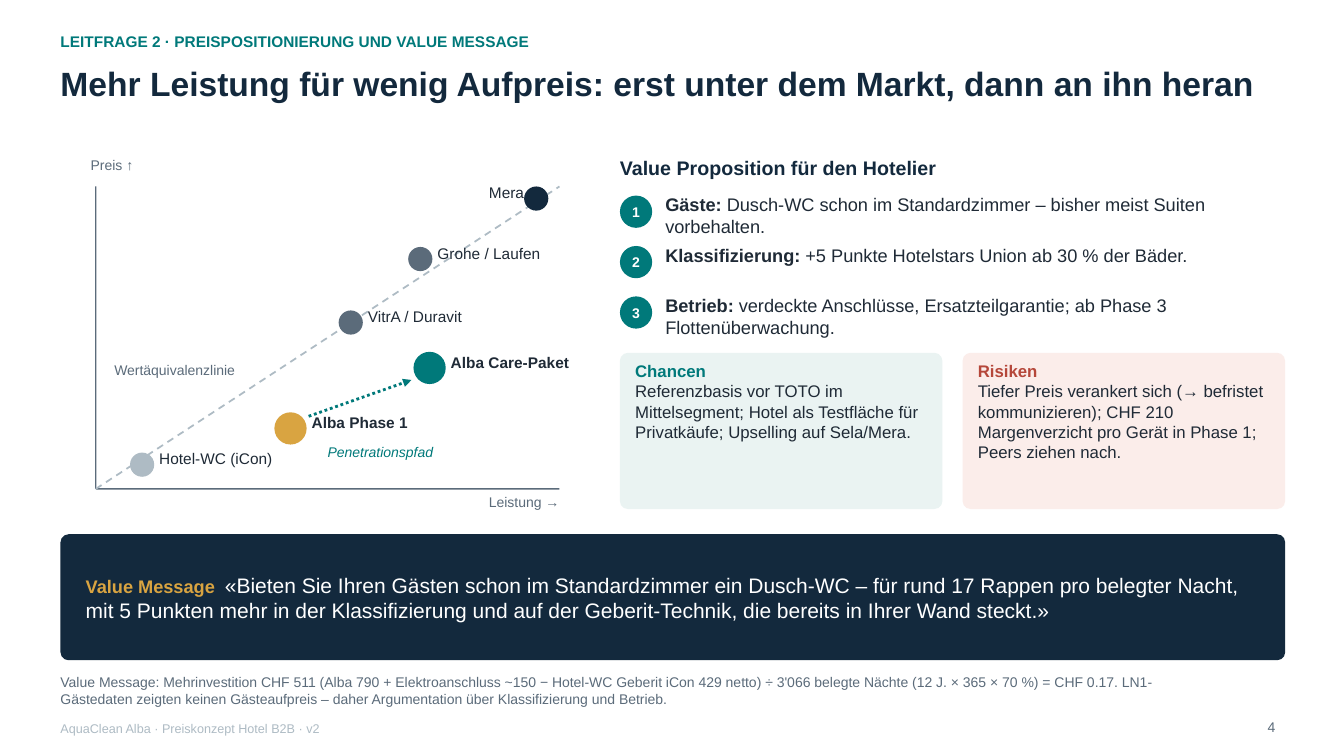
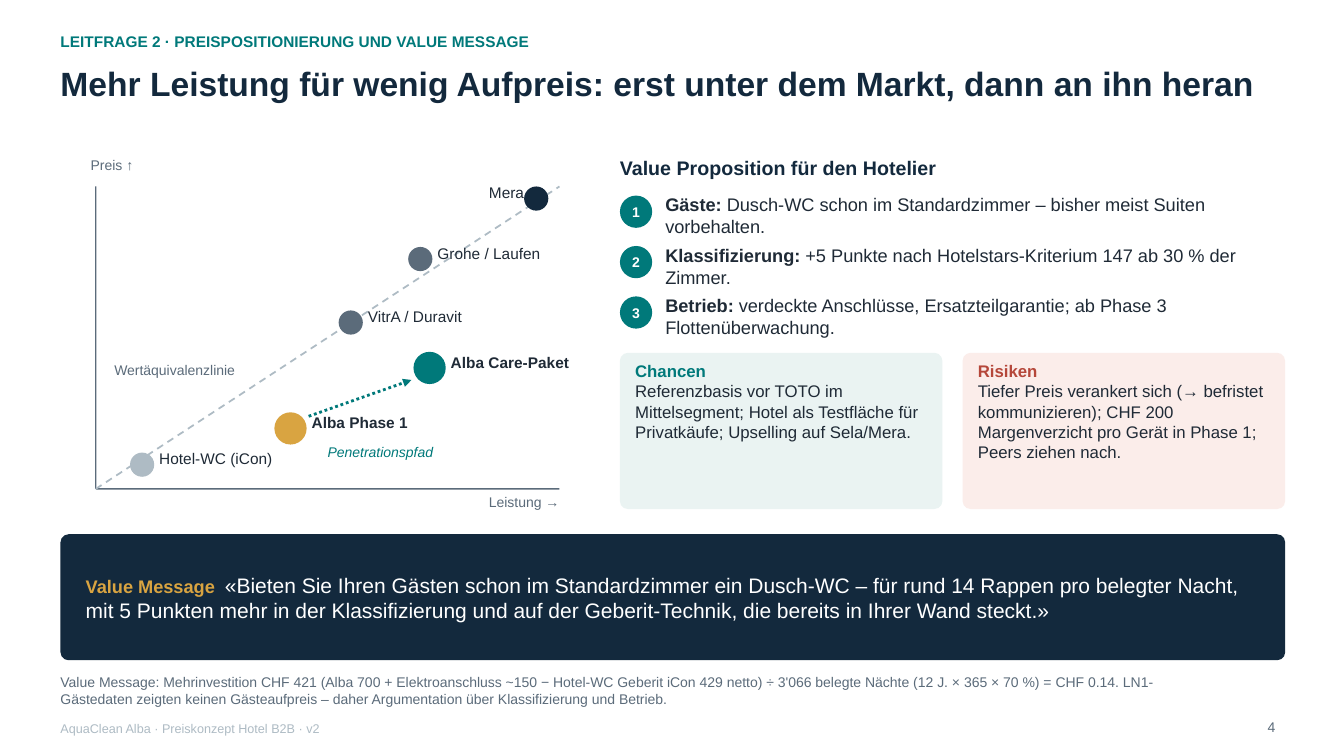
Before and after one commit to dhueppi/ZHAW_CAS_PRICING_01, a slide deck: slide 4 of leistungsnachweis_2/LN2_AquaClean_Alba_Hotel_Preiskonzept_2026_v2.pptx. Drawn at 1344x756 pixels with LibreOffice and Linux fonts; fonts in the diff are those of the drawing. Boxes give left, top, right and bottom in pixels: in the first picture for what was removed or moved away, otherwise in the second. Text is boxed around its words. In the diff, an @@ line names an element or a change of style, - is before the commit and + after.

```diff
--- a/leistungsnachweis_2/LN2_AquaClean_Alba_Hotel_Preiskonzept_2026_v2.pptx
+++ b/leistungsnachweis_2/LN2_AquaClean_Alba_Hotel_Preiskonzept_2026_v2.pptx
@@ text at [665, 248, 1236, 284]: text changed @@
-Klassifizierung: +5 Punkte Hotelstars Union ab 30 % der Bäder.
+Klassifizierung: +5 Punkte nach Hotelstars-Kriterium 147 ab 30 % der Zimmer.
@@ text at [978, 385, 1264, 458]: text changed @@
-Tiefer Preis verankert sich (→ befristet kommunizieren); CHF 210 Margenverzicht pro Gerät in Phase 1; Peers ziehen nach.
+Tiefer Preis verankert sich (→ befristet kommunizieren); CHF 200 Margenverzicht pro Gerät in Phase 1; Peers ziehen nach.
@@ text at [86, 577, 1239, 622]: text changed @@
-Value Message «Bieten Sie Ihren Gästen schon im Standardzimmer ein Dusch-WC – für rund 17 Rappen pro belegter Nacht, mit 5 Punkten mehr in der Klassifizierung und auf der Geberit-Technik, die bereits in Ihrer Wand steckt.»
+Value Message «Bieten Sie Ihren Gästen schon im Standardzimmer ein Dusch-WC – für rund 14 Rappen pro belegter Nacht, mit 5 Punkten mehr in der Klassifizierung und auf der Geberit-Technik, die bereits in Ihrer Wand steckt.»
@@ text at [60, 677, 1153, 707]: text changed @@
-Value Message: Mehrinvestition CHF 511 (Alba 790 + Elektroanschluss ~150 − Hotel-WC Geberit iCon 429 netto) ÷ 3'066 belegte Nächte (12 J. × 365 × 70 %) = CHF 0.17. LN1-Gästedaten zeigten keinen Gästeaufpreis – daher Argumentation über Klassifizierung und Betrieb.
+Value Message: Mehrinvestition CHF 421 (Alba 700 + Elektroanschluss ~150 − Hotel-WC Geberit iCon 429 netto) ÷ 3'066 belegte Nächte (12 J. × 365 × 70 %) = CHF 0.14. LN1-Gästedaten zeigten keinen Gästeaufpreis – daher Argumentation über Klassifizierung und Betrieb.
```
Also in this commit, not shown: 13 other slides changed, 6 other files.
